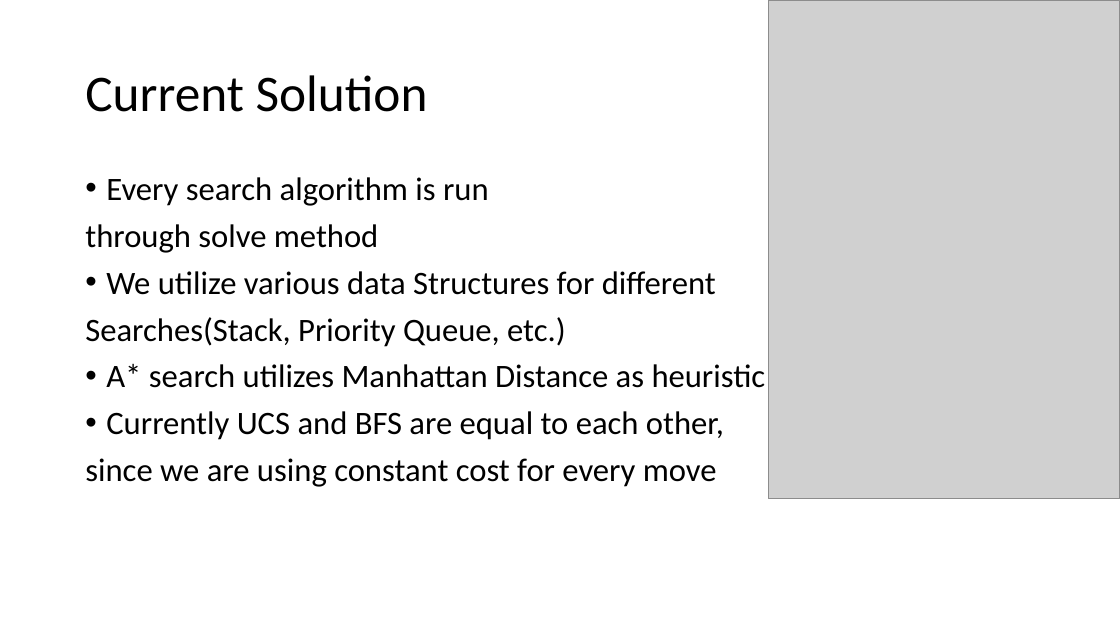
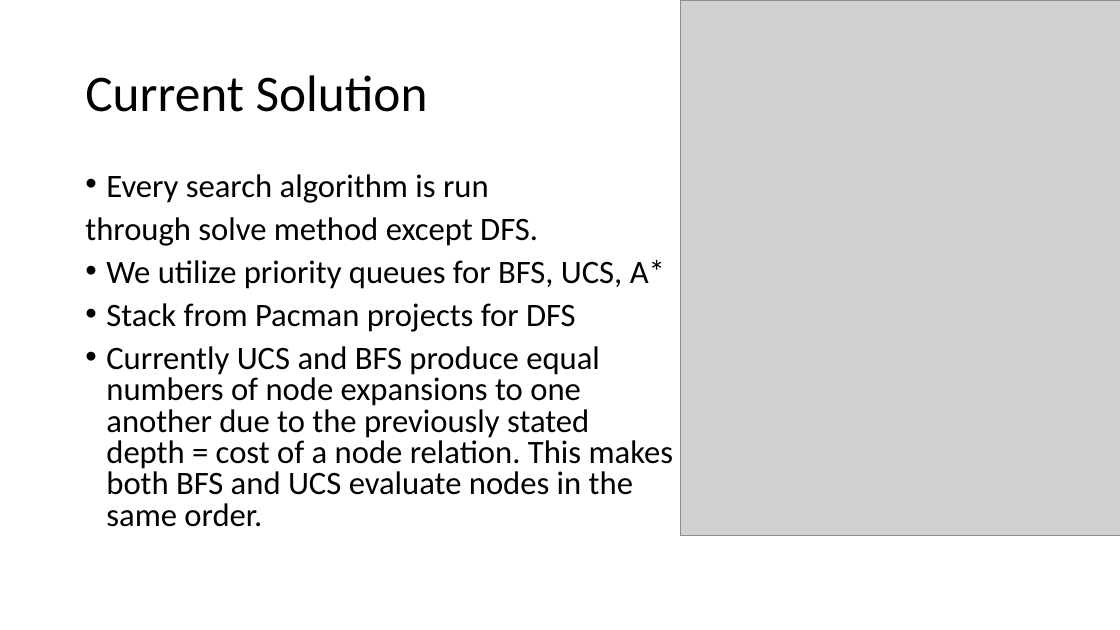
Before and after one commit to KaChiLau/8-Tiles-AI, a slide deck: slide 6 of The 8 Tile Puzzle.pptx. Drawn at 1120x630 pixels with LibreOffice and Linux fonts; fonts in the diff are those of the drawing; grey boxes stand for pictures. Boxes give left, top, right and bottom in pixels: in the first picture for what was removed or moved away, otherwise in the second. Text is boxed around its words. In the diff, an @@ line names an element or a change of style, - is before the commit and + after.

```diff
--- a/The 8 Tile Puzzle.pptx
+++ b/The 8 Tile Puzzle.pptx
@@ picture: place and size @@
-picture at (769, 0, 1120, 499)
+picture at (681, 0, 1120, 535)
@@ text at (106, 174, 489, 203): line spacing 0.9 to 0.8 @@
@@ text at (85, 217, 673, 527): text changed @@
-through solve method
-• We utilize various data Structures for different
-Searches(Stack, Priority Queue, etc.)
-• A* search utilizes Manhattan Distance as heuristic
-• Currently UCS and BFS are equal to each other,
-since we are using constant cost for every move
+through solve method except DFS.
+• We utilize priority queues for BFS, UCS, A*
+• Stack from Pacman projects for DFS
+• Currently UCS and BFS produce equal
+  numbers of node expansions to one
+  another due to the previously stated
+  depth = cost of a node relation. This makes
+  both BFS and UCS evaluate nodes in the
+  same order.
```
Also in this commit, not shown: 2 other slides changed.
